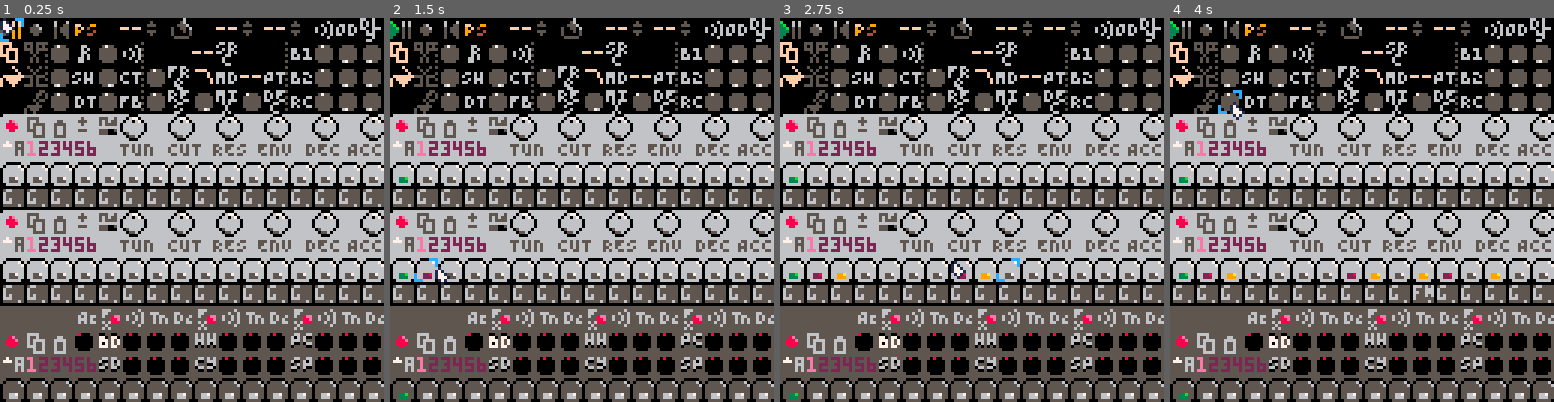
Above: before the commit, frames 1-4 (left to right).
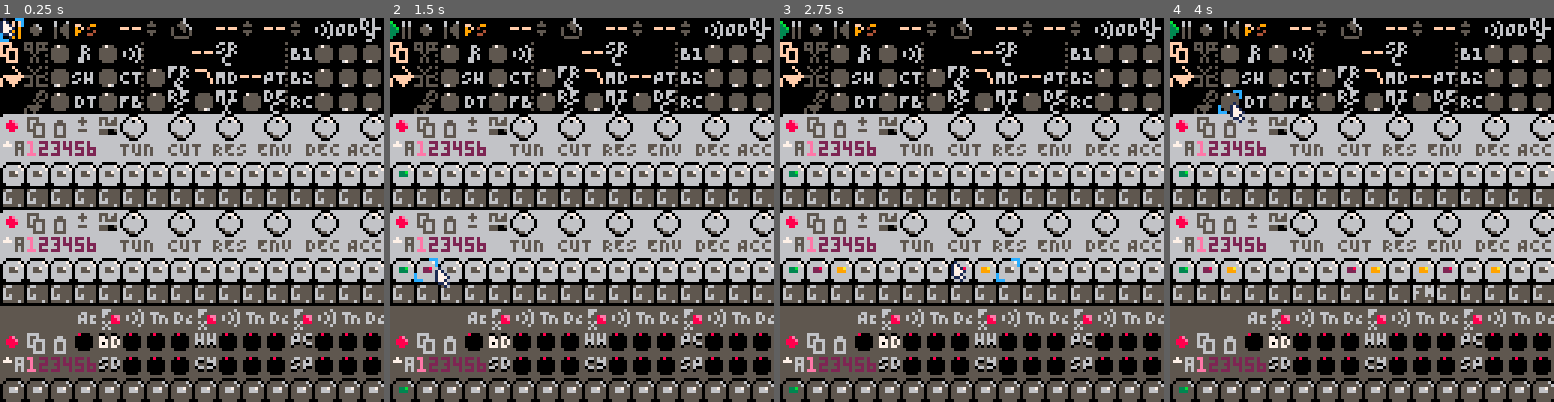
Above: after the commit, the same moments.

Repository: luchak/rp8
Game: PICO-8 cartridge pb-0x.p8
Two runs of this game, one before a commit and one after it. Both use one fixed random seed, a clock stepped at 60 frames per second and the inputs below.
Inputs (mouse positions are in pixels of both pictures, inside the frame that each line leads up to):
- Up to frame 1 (0.25 s): no input
- Up to frame 2 (1.5 s): tap X (X key) at 0.33, 1.07 s; click (670, 121) at 0.67 s; tap O (Z key) at 0.7 s; click (436, 267) at 1.22 s
- Up to frame 3 (2.75 s): hold Right 1.6-2.1 s; tap O (Z key) at 1.7, 2.1, 2.5 s; click (887, 114) at 1.77 s; tap X (X key) at 1.85 s; hold Up 2.15-2.42 s; click (952, 259) at 2.32 s; hold Right from 2.47 s (still down)
- Up to frame 4 (4 s): click (1404, 106) at 2.87 s; tap O (Z key) at 2.9, 3.3, 3.7 s; tap X (X key) at 2.97 s; release Right at 3.03 s; hold Left 3.08-3.58 s; click (1465, 256) at 3.42 s; hold Down 3.63-3.97 s; click (1231, 102) at 3.97 s

The runs differ from the first frame. In frame 1, 3.6% of the frame differs, in the area x 0-99%, y 3-100%; in frame 2, 3.5%; in frame 3, 3.5%; in frame 4, 3.6%.

Commit message:
Cleanups and mouse tweaks.

Diff:
--- a/pb-0x.p8
+++ b/pb-0x.p8
@@ -106,7 +106,7 @@
    local mix_lev,dl_t,dl_fb,comp_thresh=unpack_patch(patch,3,6)
    local b0_lev,b0_od,b0_fx=unpack_patch(patch,7,9)
    local b1_lev,b1_od,b1_fx=unpack_patch(patch,19,21)
-   local drum_lev,drum_od,drum_fx=unpack_patch(patch,31,33)
+   local dr_lev,dr_od,dr_fx=unpack_patch(patch,31,33)
    mixer.lev=pow3(mix_lev)*8
    delay.l=((dl_t<<4)+0.25)*state.base_note_len
    delay.fb=sqrt(dl_fb)*0.95
@@ -114,13 +114,13 @@
    local ms=mixer.srcs
    ms.b0.lev=8*pow3(b0_lev)
    ms.b1.lev=8*pow3(b1_lev)
-   ms.dr.lev=16*pow3(drum_lev)
+   ms.dr.lev=16*pow3(dr_lev)
    ms.b0.od=b0_od
    ms.b1.od=b1_od
-   ms.dr.od=drum_od
+   ms.dr.od=dr_od
    ms.b0.fx=pow3(b0_fx)
    ms.b1.fx=pow3(b1_fx)
-   ms.dr.fx=pow3(drum_fx)
+   ms.dr.fx=pow3(dr_fx)
    comp.thresh=0.01+0.99*pow3(comp_thresh)
 
    state:next_tick()
@@ -164,21 +164,8 @@
  end
 end
 
---cpumax={}
---cpumaxf=0
 function _draw()
  ui:draw(state)
-
---cpumax[cpumaxf%100+1]=stat(1)
---cpumaxf+=1
---rectfill(0,0,30,6,0)
---print(max(unpack(cpumax)),0,0,7)
-
- --rectfill(0,0,30,6,0)
- --print(stat(0),0,0,7)
- --rectfill(0,0,30,12,0)
- --print(stat(1),0,0,7)
- --print(stat(2),0,6,7)
  palt(0,false)
 end
 
@@ -217,8 +204,6 @@
   x-=0.148148*x*x*x
   -- add dither to keep delay
   -- tails somewhat nicer
-  -- also ensure that e(0) is
-  -- on a half-integer value
   poke(0x42ff+i,flr((x<<7)+0.375+(rnd()>>2))+128)
  end
  serial(0x808,0x4300,_schunk)
@@ -557,7 +542,6 @@
   f1=0
  }
 
- -- initialize maximum-length delay buffer
  for i=1,0x7fff do
   obj.dl[i]=0
  end
@@ -717,11 +701,7 @@
     local lp=bp*gc+z2
     z1,z2=hpgc+bp,bp*gc+lp
 
-    -- why does this sound o
-    -- much better oversampled??
-    -- is it just that there's
-    -- no frequency warping, or
-    -- something else?
+    -- 2x oversample
     hpgc=(inp-rrpg*z1-z2)/hpn
     bp=hpgc+z1
     lp=bp*gc+z2
@@ -783,68 +763,7 @@
 -- float values: 0=>0,128=>1
 -- bool values: 0=>false,128 (or any nonzero)=>true
 -- int values: identity map
-default_patch=parse[[{
-1=64,
-2=0,
-3=64,
-4=64,
-5=64,
-6=128,
-7=64,
-8=0,
-9=0,
-10=128,
-11=1,
-12=128,
-13=64,
-14=64,
-15=64,
-16=64,
-17=64,
-18=64,
-19=64,
-20=0,
-21=0,
-22=128,
-23=1,
-24=128,
-25=64,
-26=64,
-27=64,
-28=64,
-29=64,
-30=64,
-31=64,
-32=0,
-33=0,
-34=128,
-35=1,
-36=64,
-37=127,
-38=64,
-39=64,
-40=64,
-41=64,
-42=64,
-43=64,
-44=64,
-45=64,
-46=64,
-47=64,
-48=64,
-49=64,
-50=64,
-51=64,
-52=64,
-53=64,
-54=64,
-55=64,
-56=2,
-57=64,
-58=64,
-59=128,
-60=0
-}]]
+default_patch=split'64,0,64,64,64,128,64,0,0,128,1,128,64,64,64,64,64,64,64,0,0,128,1,128,64,64,64,64,64,64,64,0,0,128,1,64,127,64,64,64,64,64,64,64,64,64,64,64,64,64,64,64,64,64,64,2,64,64,128,0'
  -- 01 mix_tempo=0.5,
  -- 02 mix_shuf=0,
  -- 03 mix_lev=0.5,
@@ -1351,7 +1270,7 @@
 
 function pbl_note_btn_new(x,y,syn,step)
  return {
-  x=x,y=y,drag_amt=0.1,
+  x=x,y=y,drag_amt=0.05,
   get_sprite=function(self,state)
    return 64+state.pat_seqs[syn].nt[step]
   end,
@@ -1397,7 +1316,7 @@
 function dial_new(x,y,s0,bins,get,set)
  bins-=0x0.0001
  return {
-  x=x,y=y,drag_amt=0.25,btn_amt=2,
+  x=x,y=y,drag_amt=0.33,btn_amt=2,
   get_sprite=function(self,state)
    return s0+(get(state)>>7)*bins
   end,
@@ -1785,25 +1704,25 @@
 00000000000000006555665665556656000c0000006000606000f0f0b00060600666066600000000555555555666655500000000000000006666666617100000
 00700700000000006565655665656556000c0000006005505600f0f03b0060600666060600000000555665555655655500000005000000006666666617710000
 0007700000000000656555566565555600000000005055505560909033b0505006060666fff0fff0556666555656666500000000000000006666666617771000
-00077000000000006666666666666666000000000050555055509090333050500606060600000000556556555656556500000005000000006666666601710000
-00700700c00000006005555665550056000000000050055055009090330050500606060600000000556556555666556500000000000000006666666600100000
-00000000c00000006000555665550006000000000050005050009090300050500000000000000000556556555556556500000005000000006666666600000000
+00077000000000006666666666666666000000000050555055509090333050500606060600000000556556555656556500000005000000006666666617710000
+00700700c00000006005555665550056000000000050055055009090330050500606060600000000556556555666556500000000000000006666666601171000
+00000000c00000006000555665550006000000000050005050009090300050500000000000000000556556555556556500000005000000006666666600010000
 00000000ccc000006666666666666666000000000000000000000000000000000000000000000000556666555556666500000000000000006666066600000000
 66000006660000066600000655000005550000055500000500000000000000000000000000000000666666666666666666666666666666666666666666666660
 60666670606666706066667050555560505555605055556000056000000000000000000000000000666566666666666665555666666666666666666666666666
 06666667066666670666666705555556055555560555555600555600066006600660066006600066665556666665566665665666666666666666666666666666
-06666666066666660666666605555555055555550555555500555500066000600660000606060600666566666655556665655556666666660666666606666666
-06666666066666660666666605555555055555550555555500055000060600600606060006600600666666666656656665656656666666660666666606666666
-06655766066228660664496605566755055228550554495500000000066606660666066606060066665556666656656665556656666666660666666606666666
-06655566066222660664446605566655055222550554445500000000000000000000000000000000666666666656656666656656666666666666666666666666
+06655766066228660664496605566755055228550554495500555500066000600660000606060600666566666655556665655556666666660666666606666666
+06655566066222660664446605566655055222550554445500055000060600600606060006600600666666666656656665656656666666660666666606666666
+06666666066666660666666605555555055555550555555500000000066606660666066606060066665556666656656665556656666666660666666606666666
+06666666066666660666666605555555055555550555555500000000000000000000000000000000666666666656656666656656666666666666666666666666
 00666660006666600066666000555550005555500055555000000000000000000000000000000000666666666655556666655556666666666666666666666666
 66000006660000066600000655000005550000055500000500000000000000050000000000000000660060006660006666600066666000666660006666600066
 6066667060666670606666705055556050555560505555600003b000000006000006600000000000606060006606770666067706660677066606770666067706
 06666667066666670666666705555556055555560555555600333b00000600650006060006606600606060006066667060666670606666706066667060666670
-06666666066666660666666605555555055555550555555500333300060060600006600060606060660066600666666606666666066666660666666606666666
-06666666066666660666666605555555055555550555555500033000060060650006060060606060006060000666666606666666066666660656666606066666
-06633b6606688e6606699a6605533b5505588e5505599a5500000000000600600066060066006600006660000666666606566666060666660656666606666666
-06633366066888660669996605533355055888550559995500000000000006050066000000000000000060006060666060656660606666606066666060566660
+06633b6606688e6606699a6605533b5505588e5505599a5500333300060060600006600060606060660066600666666606666666066666660666666606666666
+06633366066888660669996605533355055888550559995500033000060060650006060060606060006060000666666606666666066666660656666606066666
+06666666066666660666666605555555055555550555555500000000000600600066060066006600006660000666666606566666060666660656666606666666
+06666666066666660666666605555555055555550555555500000000000006050066000000000000000060006060666060656660606666606066666060566660
 00666660006666600066666000555550005555500055555000000000000000000000000000000000006600006605560666055606660556066605560666055606
 66600066666000666660006666600066666000666660006666600066666000666660006666600066666000666660006666600066666000666660006666600066
 66067706660677066606770666067706660677066606770666067706660677066606770666067706660677066606770666067706660677066606770666067706
